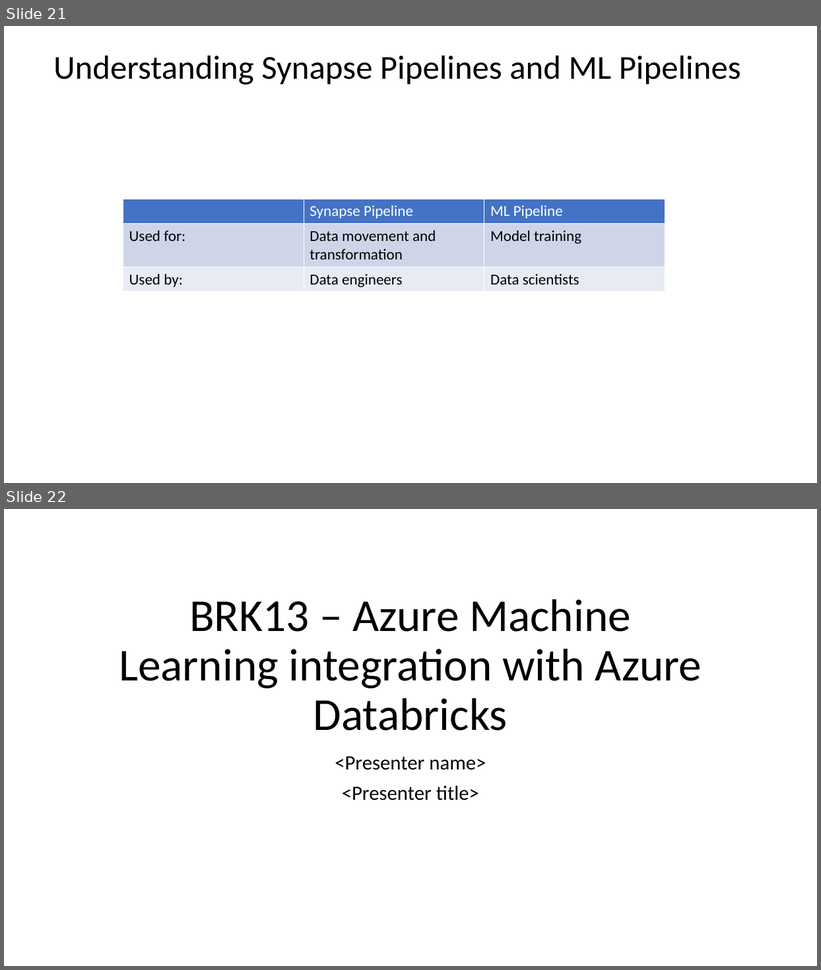
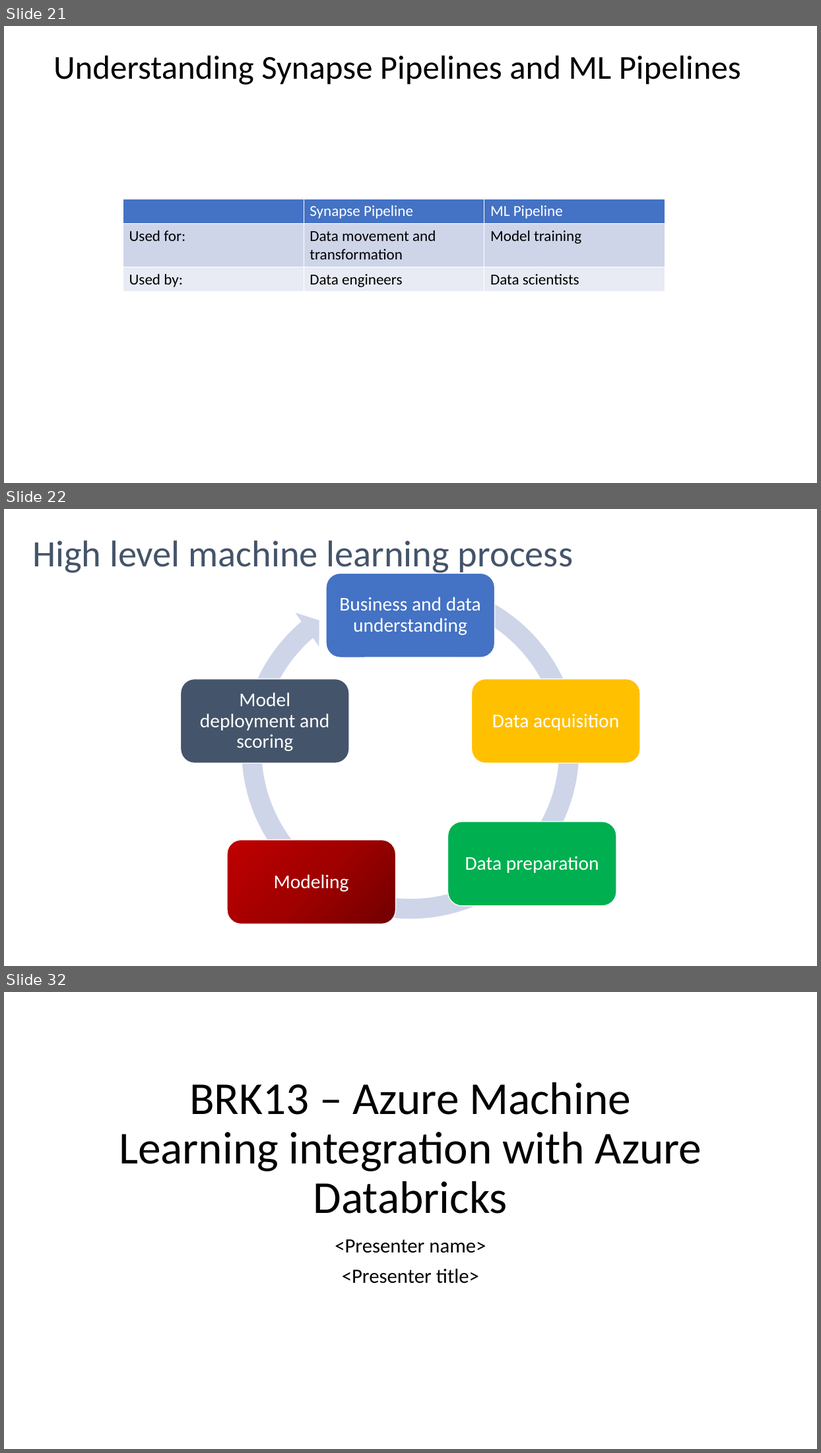
Before and after one commit to pietheinstrengholt/azure-ml-data-science-400, a slide deck: day-03/Day 3 - AML Bootcamp.pptx. Shown one above the other, each under a label of ours: slides 21 and 22 before the commit, slides 21, 22 and 32 after it; the slides between them are not shown. The pictures are 821x970 and 821x1453 pixels, drawn with LibreOffice and Linux fonts; fonts in the diff are those of the drawing; background and template pictures are left out. Boxes give left, top, right and bottom in pixels: in the first picture for what was removed or moved away, otherwise in the second. Text is boxed around its words. In the diff, an @@ line names an element or a change of style, - is before the commit and + after.

```diff
--- a/day-03/Day 3 - AML Bootcamp.pptx
+++ b/day-03/Day 3 - AML Bootcamp.pptx
@@ slide 22 added at bbox=[4, 509, 817, 966], background #FFFFFF @@
@@ title added at bbox=[32, 541, 573, 576], 44 pt, text #44546A @@
+High level machine learning process
@@ group added at bbox=[181, 571, 640, 930]: 5 rounded rectangles, 5 texts, 1 circular arrow @@
+Business and data understanding
+Data acquisition
+Data preparation
+Modeling
+Model deployment and scoring
@@ what was slide 22 is now slide 32 @@
```
Also in this commit, not shown: 9 other slides added.
